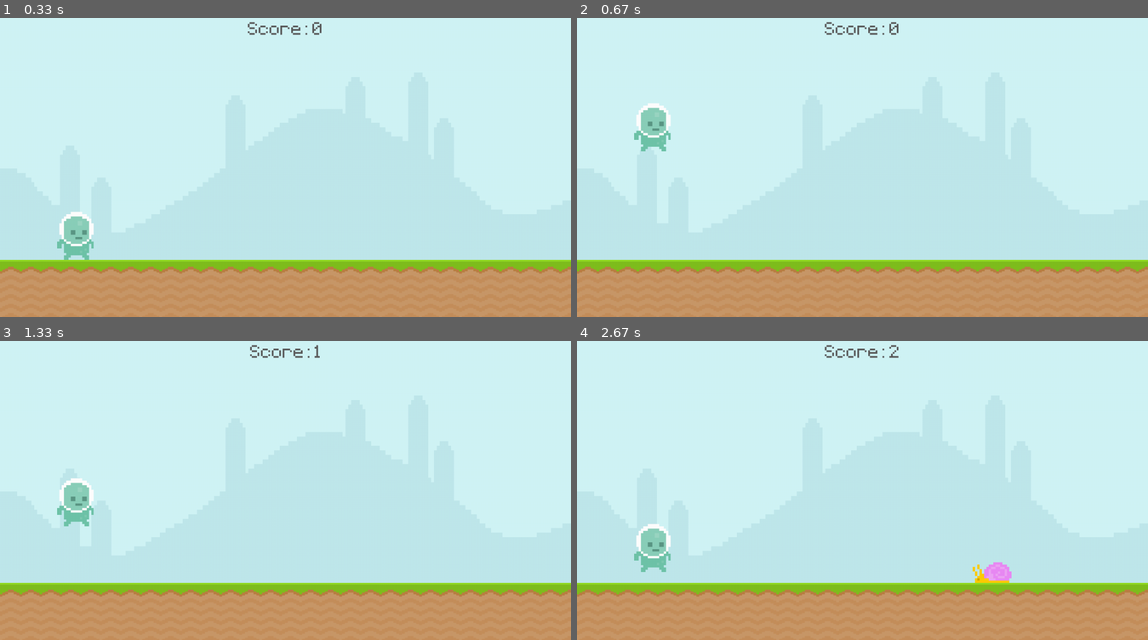
Above: before the commit, frames 1-4 (two rows, left to right).
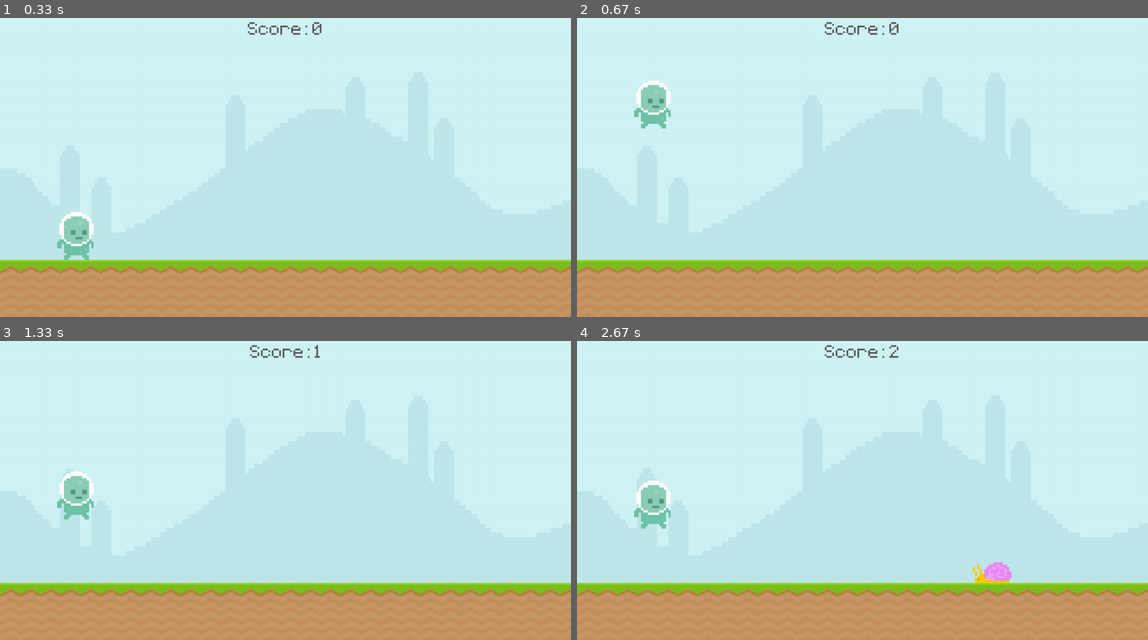
Above: after the commit, the same moments.

Repository: tokitou-san/Pygame-intro
Game: pygame game, started from main.py
The game is run twice, just before and just after one commit, with the same random seed, the same clock (stepped at 60 frames per second) and the same inputs.
Inputs:
- Up to frame 1 (0.33 s): no input
- Up to frame 2 (0.67 s): tap Space at 0.33 s
- Up to frame 3 (1.33 s): tap Space at 1.23 s
- Up to frame 4 (2.67 s): tap Space at 1.53, 1.73, 2.03, 2.23, 2.53 s

Frame 1 is identical in both runs. In frame 2, 1.1% of the frame differs, in the area x 10-17%, y 20-45%; in frame 3, 0.6%; in frame 4, 1.5%, in the area x 10-17%, y 46-78%.

Commit message:
feat: add Multiple obstacles

Diff:
--- a/main.py
+++ b/main.py
@@ -10,14 +10,18 @@
 
 	return current_time
 
-def snail_movement(snail_rect_list):
-	if snail_rect_list:
-		for snail_rect in snail_rect_list:
-			snail_rect.x -= snail_speed
-			screen.blit(snail_surface, snail_rect)
+def obstacle_movement(obstacle_rect_list):
+	if obstacle_rect_list:
+		for obstacle_rect in obstacle_rect_list:
+			if obstacle_rect.bottom == 500:
+				obstacle_rect.x -= snail_speed
+				screen.blit(snail_surface, obstacle_rect)
+			else:
+				obstacle_rect.x -= fly_speed
+				screen.blit(fly_surface, obstacle_rect)
 
-		snail_rect_list = [snail_rect for snail_rect in snail_rect_list if snail_rect.x > -100]
-		return snail_rect_list
+		obstacle_rect_list = [obstacle_rect for obstacle_rect in obstacle_rect_list if obstacle_rect.x > -100]
+		return obstacle_rect_list
 	else: return []
 
 pygame.init()
@@ -40,10 +44,11 @@
 
 # Snail
 snail_surface = pygame.image.load("graphics/Snail/snail1.png").convert_alpha()
-snail_rect = snail_surface.get_rect(midbottom = (1100, 500))
+fly_surface = pygame.image.load("graphics/Fly/Fly1.png")
 snail_speed = 4
+fly_speed = 5
 
-snail_rect_list = []
+obstacle_rect_list = []
 
 # Player
 player_surface = pygame.image.load("graphics/Player/player_walk_1.png").convert_alpha()
@@ -54,8 +59,8 @@
 player_stand_rect = player_stand.get_rect(center = (500, 300))
 
 # Timer
-snail_event = pygame.USEREVENT + 1
-pygame.time.set_timer(snail_event, 1500)
+obstacle_event = pygame.USEREVENT + 1
+pygame.time.set_timer(obstacle_event, 1500)
 
 while True:
 	for event in pygame.event.get():
@@ -65,14 +70,17 @@
 
 		if event.type == pygame.KEYDOWN:
 			if event.key == pygame.K_SPACE and game_state == "playing" and player_rect.bottom >= 500:
-				player_gravity = -20
+				player_gravity = -22
 			elif event.key == pygame.K_SPACE and game_state == "over":
 				game_state = "playing"
-				snail_rect.left = 1000
+				obstacle_rect_list = []
 				game_time = int(pygame.time.get_ticks() / 1000)
 
-		if event.type == snail_event:
-			snail_rect_list.append(snail_surface.get_rect(midbottom = (randint(1000, 1200), 500)))
+		if event.type == obstacle_event:
+			if randint(0, 1):
+				obstacle_rect_list.append(snail_surface.get_rect(midbottom = (randint(1000, 1200), 500)))
+			else:
+				obstacle_rect_list.append(fly_surface.get_rect(midbottom = (randint(1000, 1200), 250)))
 
 	if game_state == "playing":
 		screen.blit(sky_surface, (0, 0))
@@ -81,7 +89,7 @@
 		score = update_score()
 
 		# Snail
-		snail_rect_list = snail_movement(snail_rect_list)
+		obstacle_rect_list = obstacle_movement(obstacle_rect_list)
 
 		# Player
 		player_gravity += 1
@@ -89,8 +97,11 @@
 		if player_rect.bottom >= 500: player_rect.bottom = 500
 		screen.blit(player_surface, player_rect)
 
-		if player_rect.colliderect(snail_rect):
-			game_state = "over"
+		# Game over
+		if obstacle_rect_list:
+			for obstacle in obstacle_rect_list:
+				if player_rect.colliderect(obstacle):
+					game_state = "over"
 
 	elif game_state == "over":
 		screen.fill((94, 129, 162))
